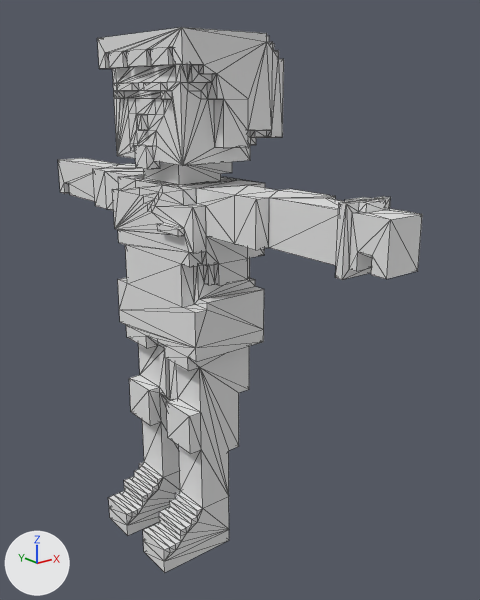
Two versions of the FBX model Assets/Models&Sprites/Npc/harry.fbx, one commit apart.
Both versions are drawn from a 50 mm lens placed at (-0.0496, -0.079, 0.0689), pointed at (0.0098, -0.0047, 0.0392). Lighting does not change. The marker at lower left points along +X, +Y and +Z. Mesh edges are drawn as thin lines. Where no turn or scale is listed for an object, it has been applied to the vertices.

Objects in the first picture: 'unamed'.
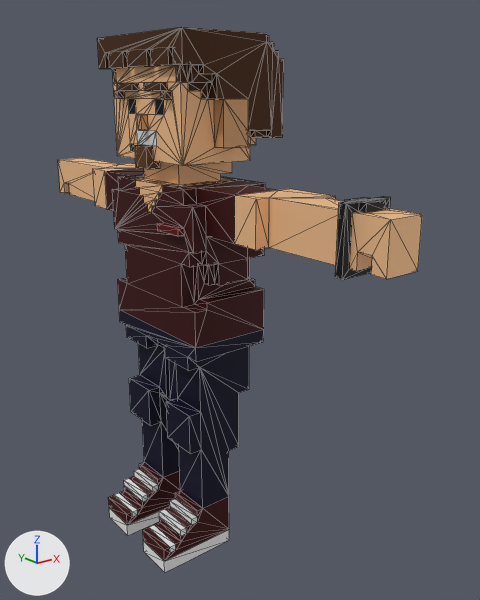
The newer file is also rescaled (x100.0) as a whole; pictures and numbers use the older file's frame.

Changed parts and their boxes [x1, y1, x2, y2] in the pictures (480 x 600 px):
```json
{"object": "unamed", "change": "recoloured", "before": [58, 27, 422, 563], "after": [58, 27, 422, 563]}
```

Scene script edits in JSON lines:
```json
{"op": "add", "block": "img_harry_png", "code": ["img_harry_png = load_image('harry.png', 'harry.png', 256, 1, 'sRGB')"]}
{"op": "add", "block": "mat_material_001", "code": ["mat_material_001 = principled_material('Material.001')", "mat_material_001.texture = img_harry_png", "mat_material_001.metallic = 0.425", "mat_material_001.roughness = 0.624"]}
{"block": "me_unamedmesh", "where": "me_unamedmesh.from_pydata(...)  # 1066 vertices, 2120 faces; spans x -0.007..0.013, y -0.038..0.039, z 0.001..0.076"}
{"op": "add", "block": "me_unamedmesh", "code": "me_unamedmesh.materials.append(mat_material_001)  # picture img_harry_png"}
```
